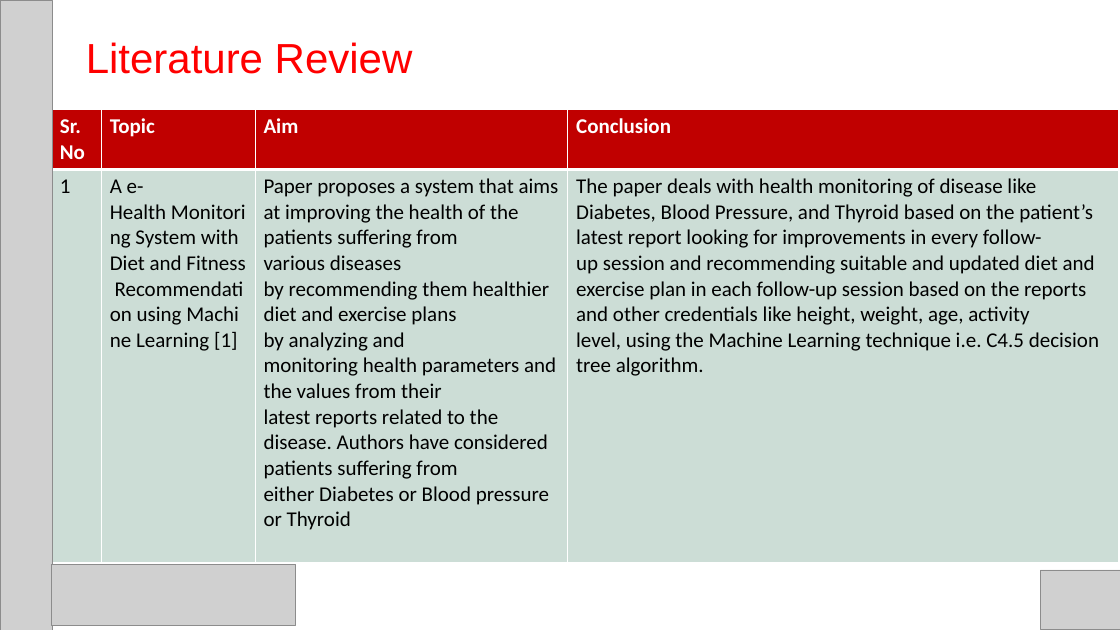
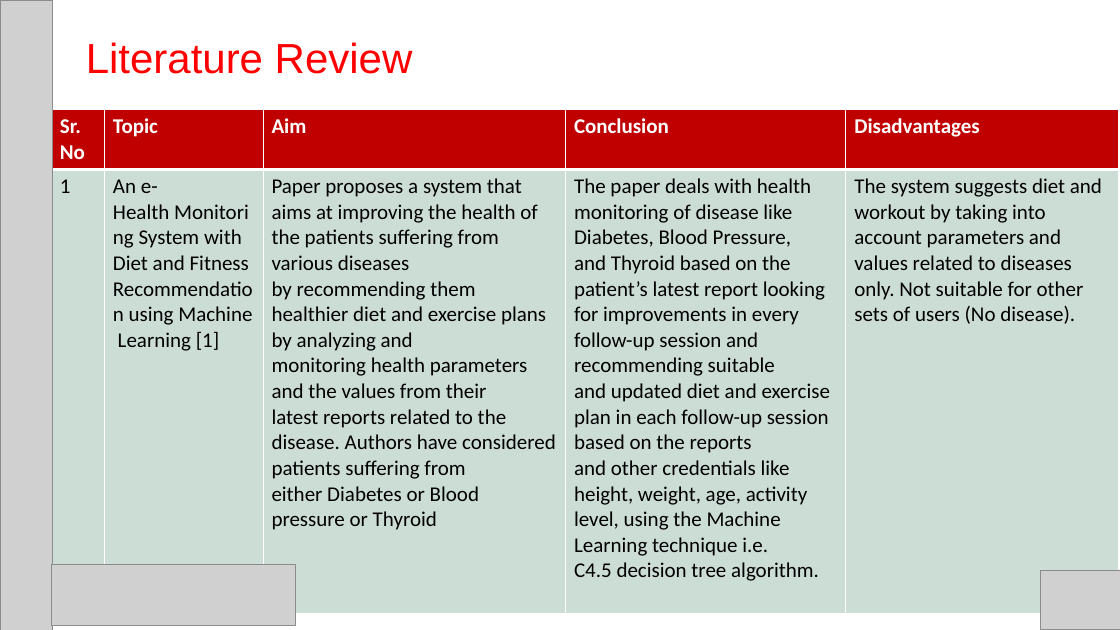
Before and after one commit to Bhavik-20/FitNoQuit-WebApp, a slide deck: slide 3 of Documents/FitNoQuit_Viva PPT.pptx. Drawn at 1120x630 pixels with LibreOffice and Linux fonts; fonts in the diff are those of the drawing; grey boxes stand for pictures. Boxes give left, top, right and bottom in pixels: in the first picture for what was removed or moved away, otherwise in the second. Text is boxed around its words. In the diff, an @@ line names an element or a change of style, - is before the commit and + after.

```diff
--- a/Documents/FitNoQuit_Viva PPT.pptx
+++ b/Documents/FitNoQuit_Viva PPT.pptx
@@ table at <box>51,110,1118,606</box> @@
-column 2, row 2: A e-Health Monitoring System with Diet and Fitness Recommendation using Machine Learning [1]
+column 2, row 2: An e-Health Monitoring System with Diet and Fitness Recommendation using Machine Learning [1]
+column 5: Disadvantages | The system suggests diet and workout by taking into account parameters and values related to diseases only. Not suitable for other sets of users (No disease).
```
Also in this commit, not shown: 2 other slides changed, 1 other file.
